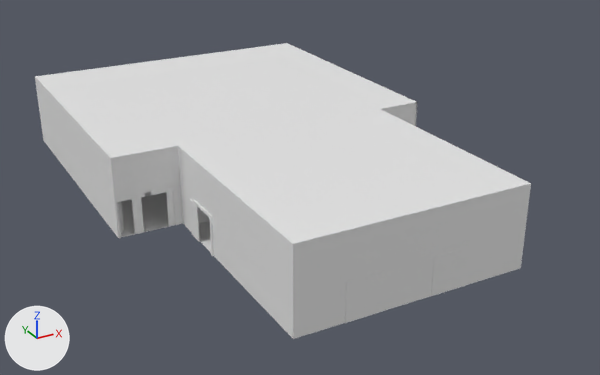
A saved change to the Blender file ClusterCreatorKitTemplate-master/Assets/体育館試作３.blend.
Before and after are seen from a 50 mm camera at (-90.1, -145.6, 91.3) aimed at (6.7, 30.4, 3.3). Lighting does not change. The marker at lower left points along +X, +Y and +Z.

Names of what the first picture shows: '立方体.002', '立方体.003', '立方体.009', '立方体.010', '立方体.016', '立方体.019', '立方体.020', '立方体.029', '立方体.038', '立方体.039', '立方体.040', '立方体.041'.
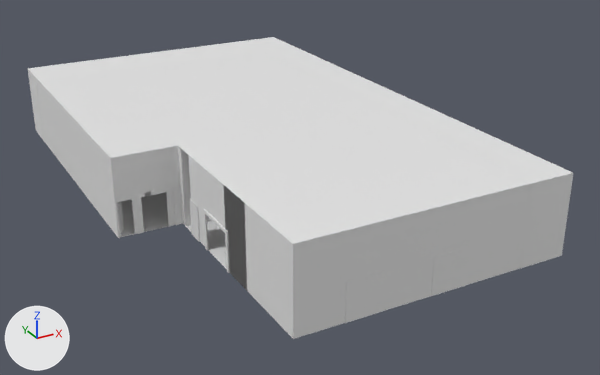
Commit message: 体育館４

Edits to the scene script, one JSON object a line:
```json
{"op": "add", "block": "me_立方体_033", "code": ["me_立方体_033 = bpy.data.meshes.new('立方体.033')", "me_立方体_033.from_pydata(...)  # 20 vertices, 18 faces; spans x -1.0..1.0, y -1.0..1.0, z -1.0..1.0"]}
{"op": "set", "path": "ob_立方体_002.scale", "old": "(28.0, 50.0, 10.0)", "new": "(28.0, 60.0, 10.0)"}
{"op": "set", "path": "ob_立方体_009.location", "old": "(-36.0, 62.9, 12.9)", "new": "(-36.0, 68.0, 12.9)"}
{"op": "set", "path": "ob_立方体_009.scale", "old": "(8.0, 37.1, 10.0)", "new": "(8.0, 42.0, 10.0)"}
{"op": "set", "path": "ob_立方体_010.location", "old": "(33.9, 62.9, 12.9)", "new": "(33.9, 39.9, 12.9)"}
{"op": "set", "path": "ob_立方体_010.scale", "old": "(6.0, 37.1, 10.0)", "new": "(6.0, 70.0, 10.0)"}
{"op": "add", "block": "ob_立方体_045", "code": ["ob_立方体_045 = bpy.data.objects.new('立方体.045', me_立方体_033)", "ob_立方体_045.location = (-2.0, 99.8, 12.9)", "ob_立方体_045.scale = (42.0, 1.0, 10.0)"]}
{"op": "add", "block": "ob_立方体_043", "code": ["ob_立方体_043 = bpy.data.objects.new('立方体.043', me_立方体_044.copy())  # the mesh of ob_立方体_042", "ob_立方体_043.location = (33.9, -30.1, 12.9)", "ob_立方体_043.scale = (6.0, 0.001, 10.0)"]}
{"op": "add", "block": "ob_立方体_017", "code": ["ob_立方体_017 = bpy.data.objects.new('立方体.017', me_立方体_044.copy())  # the mesh of ob_立方体_042", "ob_立方体_017.location = (-36.0, 110.0, 12.9)", "ob_立方体_017.scale = (8.0, 0.001, 10.0)"]}
```

What differs and where, as boxes (x1, y1, x2, y2) in the pictures (600 x 375 px):
```json
{"object": "立方体.002", "change": "rescaled", "before": [89, 47, 440, 269], "after": [81, 41, 440, 290], "on screen": "12% taller"}
{"object": "立方体.009", "change": "moved, rescaled", "before": [35, 69, 178, 238], "after": [27, 62, 178, 237]}
{"object": "立方体.010", "change": "moved, rescaled", "before": [255, 43, 417, 126], "after": [243, 37, 573, 184], "on screen": "103% wider, 76% taller"}
{"object": "立方体.043", "change": "added", "after": [521, 173, 573, 268]}
{"object": "立方体.045", "change": "added", "after": [34, 76, 44, 141]}
```
